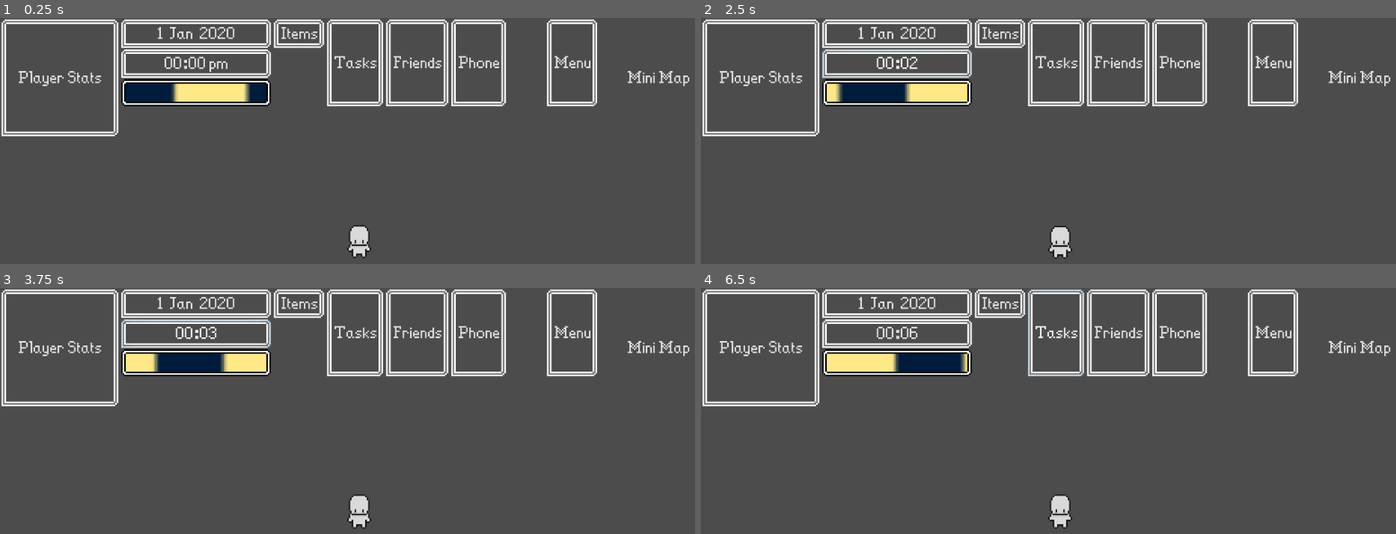
Above: before the commit, frames 1-4 (two rows, left to right).
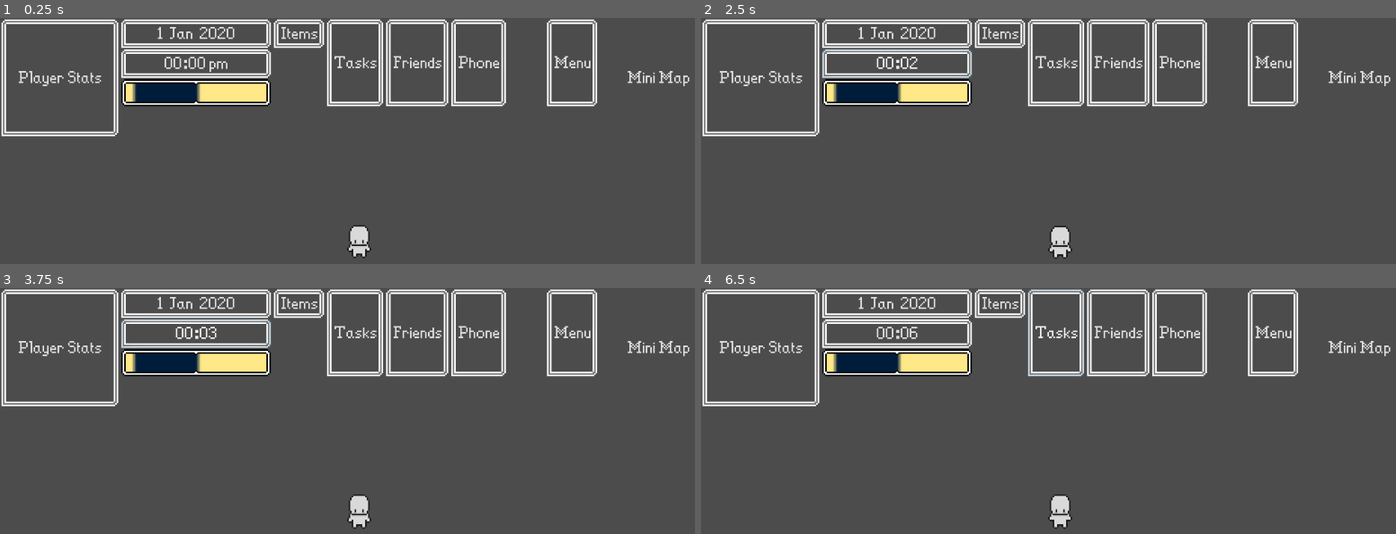
Above: after the commit, the same moments.

Repository: WhalesState/late-vision
Game: Godot game, scene res://src/scenes/Main.tscn
Two runs of this game, one before a commit and one after it. Both use one fixed random seed, a clock stepped at 60 frames per second and the inputs below.
Inputs:
- Up to frame 1 (0.25 s): no input
- Up to frame 2 (2.5 s): click "Player Stats" at 0.5 s; click "1 Jan 2020" at 1.25 s; click "00:02" at 2 s
- Up to frame 3 (3.75 s): click "Items" at 2.75 s; click "00:03" at 3.5 s
- Up to frame 4 (6.5 s): click "00:04" at 4.25 s; click "00:05" at 5 s; click "Tasks" at 5.75 s

The runs differ from the first frame. In frame 1, 0.7% of the frame differs, in the area x 17-39%, y 25-35%; in frame 2, 0.2%; in frame 3, 0.6%; in frame 4, 1.5%, in the area x 19-39%, y 25-35%.

Commit message:
Update Progress BG shader and scene

Diff:
--- a/src/packed-scenes/day-progress.tscn
+++ b/src/packed-scenes/day-progress.tscn
@@ -1,8 +1,9 @@
-[gd_scene load_steps=7 format=2]
+[gd_scene load_steps=8 format=2]
 
 [ext_resource path="res://assets/UI/day-progress-border.png" type="Texture" id=1]
 [ext_resource path="res://assets/UI/day-progress.png" type="Texture" id=2]
 [ext_resource path="res://src/packed-scenes/day-progress.gd" type="Script" id=3]
+[ext_resource path="res://assets/UI/progress-fg.png" type="Texture" id=4]
 
 [sub_resource type="GDScript" id=11]
 
@@ -10,61 +11,52 @@
 code = "shader_type canvas_item;
 
 uniform lowp int time: hint_range(1, 1440, 1) = 1;
-uniform lowp float sun_rise: hint_range(1.0, 1440.0, 1.0) = 1.0;
-uniform lowp float sun_rise_time: hint_range(1.0, 1440.0, 1.0) = 1.0;
-uniform lowp float sun_set: hint_range(1.0, 1440.0, 1.0) = 1.0;
-uniform lowp float sun_set_time: hint_range(1.0, 1440.0, 1.0) = 1.0;
-uniform vec4 day_color: hint_color = vec4(0.99, 0.96, 0.63, 1.0);
-uniform vec4 night_color: hint_color = vec4(0.05, 0.1, 0.15, 1.0);
+uniform lowp float sunrise: hint_range(1.0, 1440.0, 1.0) = 1.0;
+uniform lowp float sunrise_time: hint_range(1.0, 1440.0, 1.0) = 64.0;
+uniform lowp float sunset: hint_range(1.0, 1440.0, 1.0) = 780.0;
+uniform lowp float sunset_time: hint_range(1.0, 1440.0, 1.0) = 64.0;
+uniform vec4 day_color: hint_color = vec4(1, 0.91, 0.53, 1.0);
+uniform vec4 night_color: hint_color = vec4(0.0, 0.11, 0.23, 1.0);
 uniform vec2 size = vec2(156, 36);
 
 
-
 void fragment() {
-	vec2 uv = vec2(UV.x + ((float(time) / 1440.0) + TIME * 0.1), UV.y);
-	uv = ( ceil(uv * (size / 2.0)) / (size / 2.0) );
-	while (uv.x > 1.0) {
-		uv.x = uv.x - 1.0;
-	}
+	vec2 uv = vec2(UV.x + 0.5 + ((float(time) / 1440.0)), UV.y);
+	uv = ( ceil(uv * (size)) / (size) );
+	while (uv.x > 1.0) uv.x = uv.x - 1.0;
 	vec4 tex = texture(TEXTURE, uv);
-	if (uv.x < (sun_rise / 1440.0)) {
-		if (tex.r < 0.5) {
-			COLOR = night_color;
-		}
-	} else if (uv.x < (sun_rise_time + sun_rise ) / 1440.0 ) {
+	if (uv.x < (sunrise / 1440.0)) {
+		if (tex.r < 0.5) COLOR = night_color;
+	} else if (uv.x < (sunrise_time + sunrise ) / 1440.0 ) {
 		COLOR = mix(
 			night_color,
 			day_color,
-			smoothstep( sun_rise / 1440.0, ( sun_rise_time + sun_rise ) / 1440.0, uv.x ) );
-	} else if (uv.x < sun_set / 1440.0) {
+			smoothstep( sunrise / 1440.0, ( sunrise_time + sunrise ) / 1440.0, uv.x ) );
+	} else if (uv.x < sunset / 1440.0) {
 		COLOR = day_color;
-	} else if (uv.x < ( sun_set_time + sun_set ) / 1440.0 ) {
+	} else if (uv.x < ( sunset_time + sunset ) / 1440.0 ) {
 		COLOR = mix(
 			day_color,
 			night_color,
-			smoothstep( sun_set / 1440.0, ( sun_set_time + sun_set ) / 1440.0, uv.x ) );
+			smoothstep( sunset / 1440.0, ( sunset_time + sunset ) / 1440.0, uv.x ) );
 	} else {
-		if (tex.r < 0.5) {
-			COLOR = night_color;
-		}
-
+		if (tex.r < 0.5) COLOR = night_color;
 	}
 	COLOR.a = tex.a;
 }
-
 "
 script = SubResource( 11 )
 
 [sub_resource type="ShaderMaterial" id=3]
 shader = SubResource( 4 )
 shader_param/time = 1
-shader_param/sun_rise = 197.0
-shader_param/sun_rise_time = 90.0
-shader_param/sun_set = 941.0
-shader_param/sun_set_time = 90.0
-shader_param/day_color = Color( 1, 0.913725, 0.529412, 1 )
-shader_param/night_color = Color( 0, 0.111167, 0.23, 1 )
-shader_param/size = Vector2( 156, 36 )
+shader_param/sunrise = 1.0
+shader_param/sunrise_time = 64.0
+shader_param/sunset = 780.0
+shader_param/sunset_time = 64.0
+shader_param/day_color = Color( 1, 0.91, 0.53, 1 )
+shader_param/night_color = Color( 0, 0.11, 0.23, 1 )
+shader_param/size = Vector2( 144, 24 )
 
 [node name="DayProgress" type="NinePatchRect"]
 anchor_right = 1.0
@@ -82,7 +74,7 @@
 "_edit_use_anchors_": false
 }
 
-[node name="Margin" type="MarginContainer" parent="."]
+[node name="BGMargin" type="MarginContainer" parent="."]
 show_behind_parent = true
 anchor_right = 1.0
 anchor_bottom = 1.0
@@ -97,7 +89,7 @@
 "_edit_use_anchors_": false
 }
 
-[node name="BG" type="TextureRect" parent="Margin"]
+[node name="BG" type="TextureRect" parent="BGMargin"]
 material = SubResource( 3 )
 margin_left = 6.0
 margin_top = 6.0
@@ -105,7 +97,27 @@
 margin_bottom = 30.0
 texture = ExtResource( 2 )
 expand = true
-flip_h = true
 __meta__ = {
 "_edit_use_anchors_": false
 }
+
+[node name="FGMargin" type="MarginContainer" parent="."]
+anchor_right = 1.0
+anchor_bottom = 1.0
+__meta__ = {
+"_edit_lock_": true,
+"_edit_use_anchors_": false
+}
+
+[node name="FG" type="NinePatchRect" parent="FGMargin"]
+margin_left = 75.0
+margin_right = 81.0
+margin_bottom = 36.0
+size_flags_horizontal = 6
+texture = ExtResource( 4 )
+patch_margin_left = 6
+patch_margin_top = 8
+patch_margin_bottom = 8
+__meta__ = {
+"_edit_use_anchors_": false
+}
